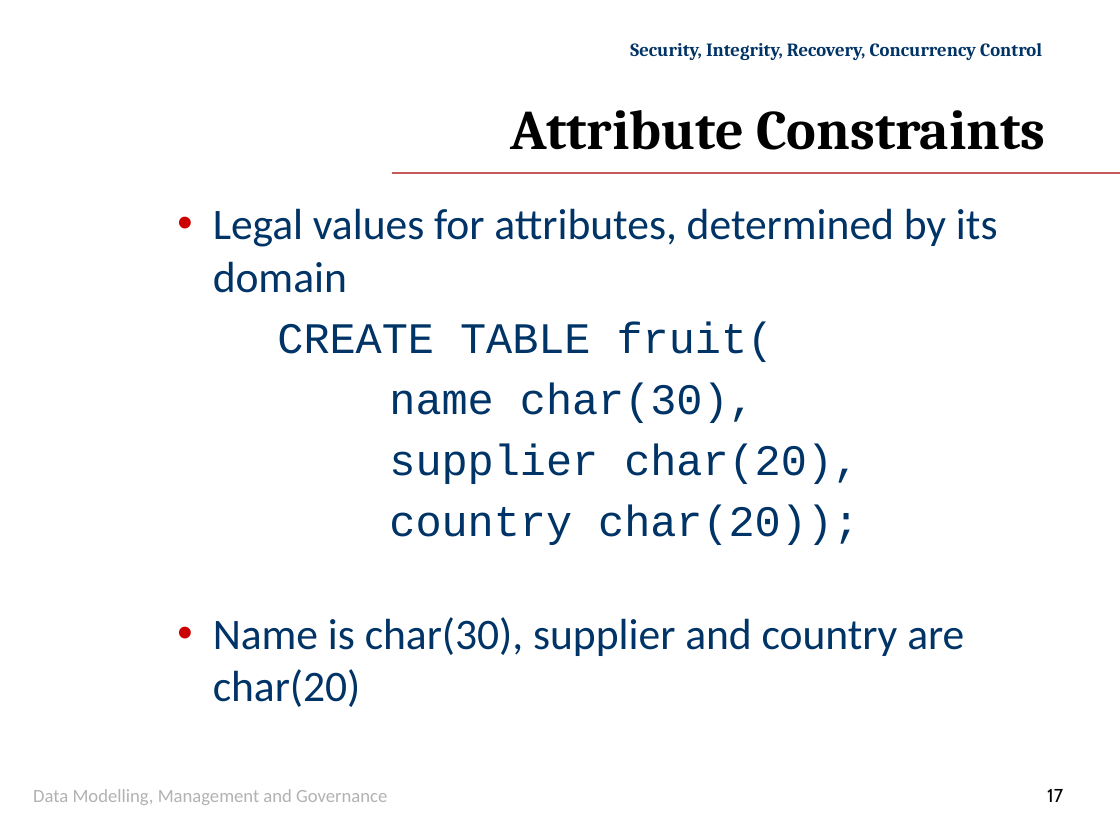
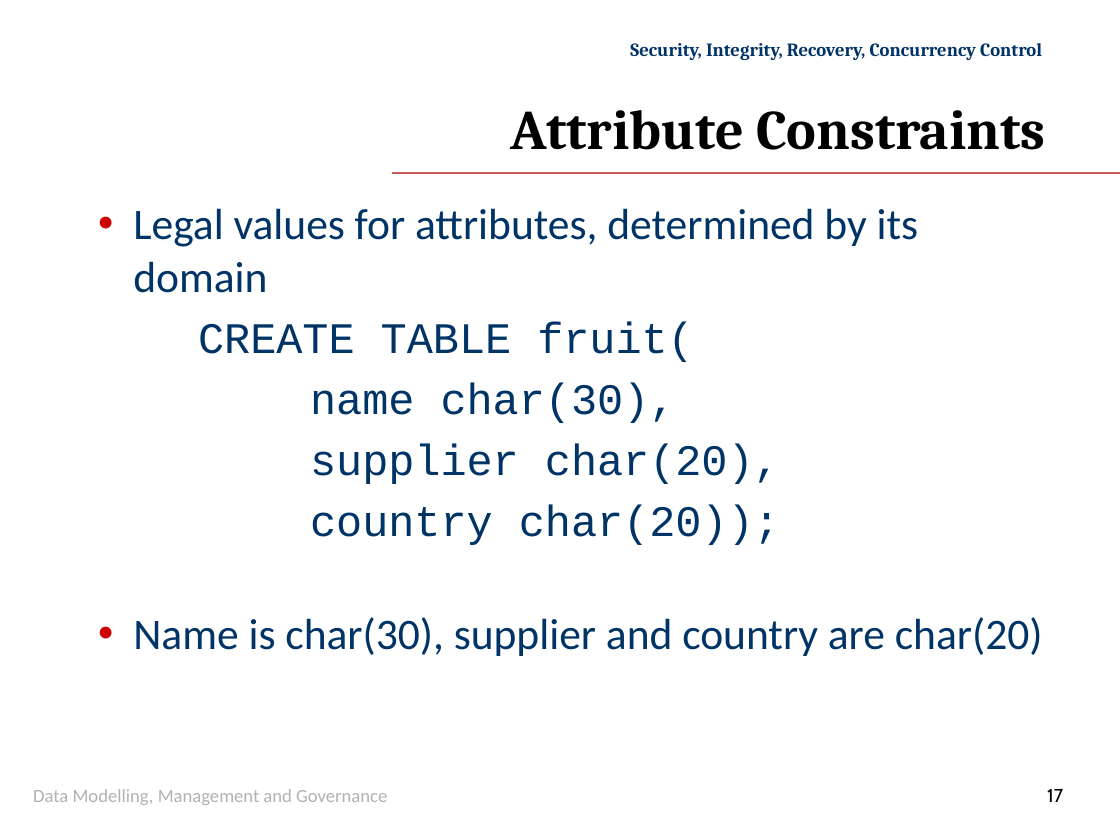
Before and after one commit to GangminLi/GangminLi.github.io, a slide deck: slide 17 of slides/cis108-6/Slides 4.2 - Data System Maintenance.pptx. Drawn at 1120x840 pixels with LibreOffice and Linux fonts; fonts in the diff are those of the drawing; background and template pictures are left out. Boxes give left, top, right and bottom in pixels: in the first picture for what was removed or moved away, otherwise in the second. Text is boxed around its words. In the diff, an @@ line names an element or a change of style, - is before the commit and + after.

```diff
--- a/slides/cis108-6/Slides 4.2 - Data System Maintenance.pptx
+++ b/slides/cis108-6/Slides 4.2 - Data System Maintenance.pptx
@@ text "Legal values for attributes, determined ..." rewrapped from [213,208,998,707] to [133,208,1043,656] @@
```
Also in this commit, not shown: 1 other slide changed, 12 other files.
